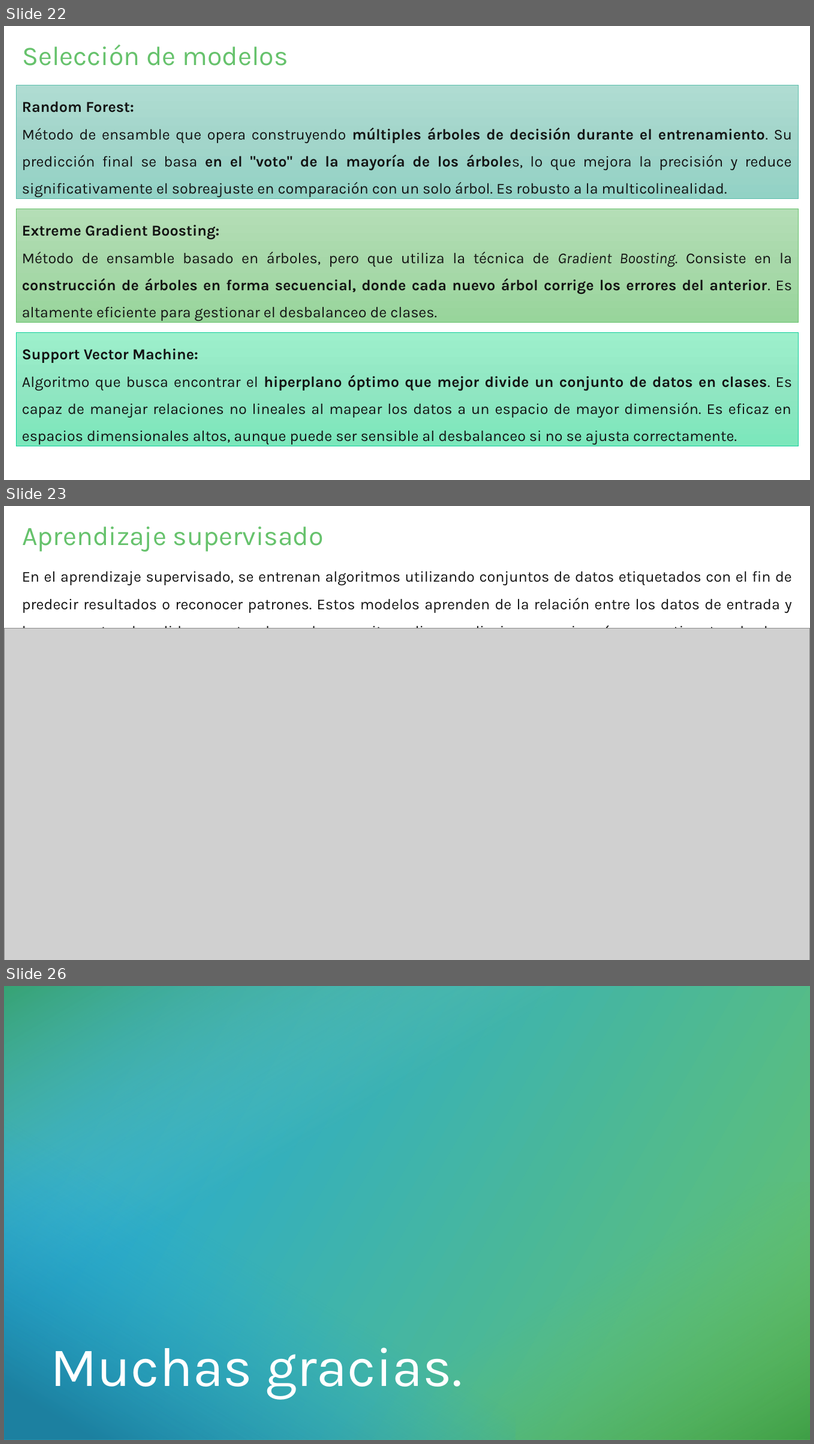
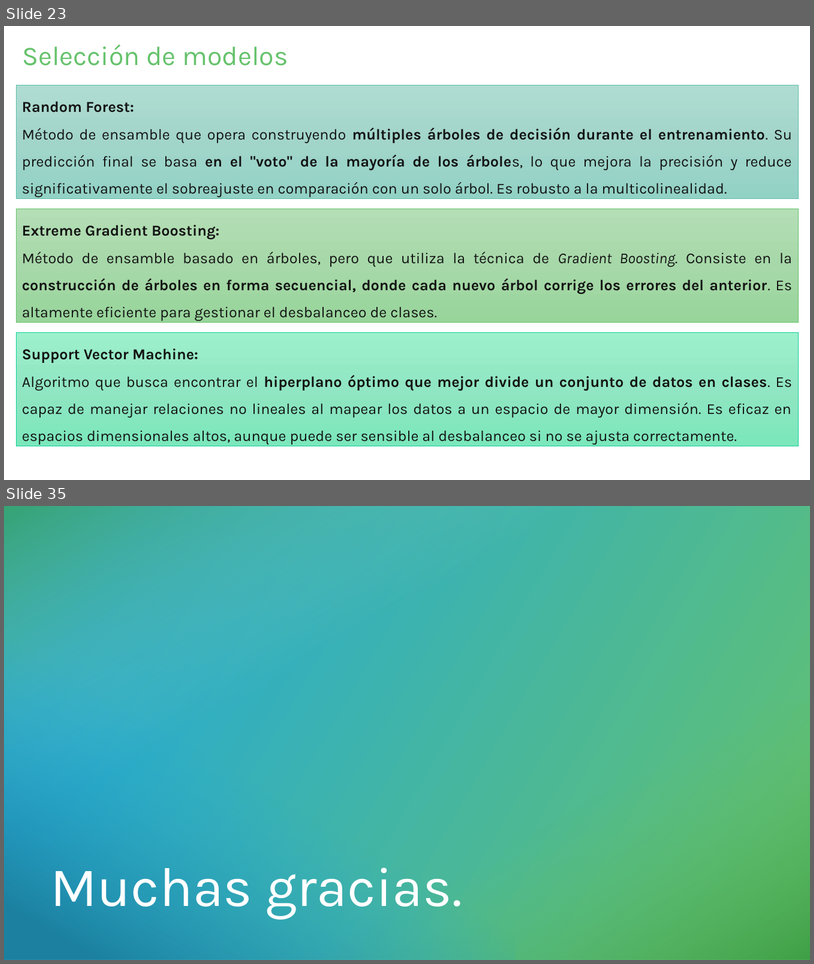
Before and after one commit to HunterCitto/199---Seminario-Final, a slide deck: docs/Entregas/Presentación/Incendios forestales de la Patagonia Andina - Pública.pptx. Shown one above the other, each under a label of ours: slides 22, 23 and 26 before the commit, slides 23 and 35 after it; the slides between them are not shown. The pictures are 814x1444 and 814x964 pixels, drawn with LibreOffice and Linux fonts; fonts in the diff are those of the drawing; grey boxes stand for pictures. Boxes give left, top, right and bottom in pixels: in the first picture for what was removed or moved away, otherwise in the second. Text is boxed around its words. In the diff, an @@ line names an element or a change of style, - is before the commit and + after.

```diff
--- a/docs/Entregas/Presentación/Incendios forestales de la Patagonia Andina - Pública.pptx
+++ b/docs/Entregas/Presentación/Incendios forestales de la Patagonia Andina - Pública.pptx
@@ slide 23 removed at [4,506,810,960], background #FFFFFF @@
@@ title removed at [22,526,324,552] @@
-Aprendizaje supervisado
@@ text removed at [22,571,792,628] @@
-En el aprendizaje supervisado, se entrenan algoritmos utilizando conjuntos de datos etiquetados con el fin de predecir resultados o reconocer patrones. Estos modelos aprenden de la relación entre los datos de entrada y las respuestas de salida correctas, lo que les permite realizar predicciones precisas (ya sean etiquetas de clase o probabilidades) sobre datos nuevos.
@@ picture removed at [4,628,810,960] @@
@@ what was slide 22 is now slide 23 @@
@@ what was slide 26 is now slide 35 @@
```
Also in this commit, not shown: 3 slides changed, 10 slides added, 2 other files.
